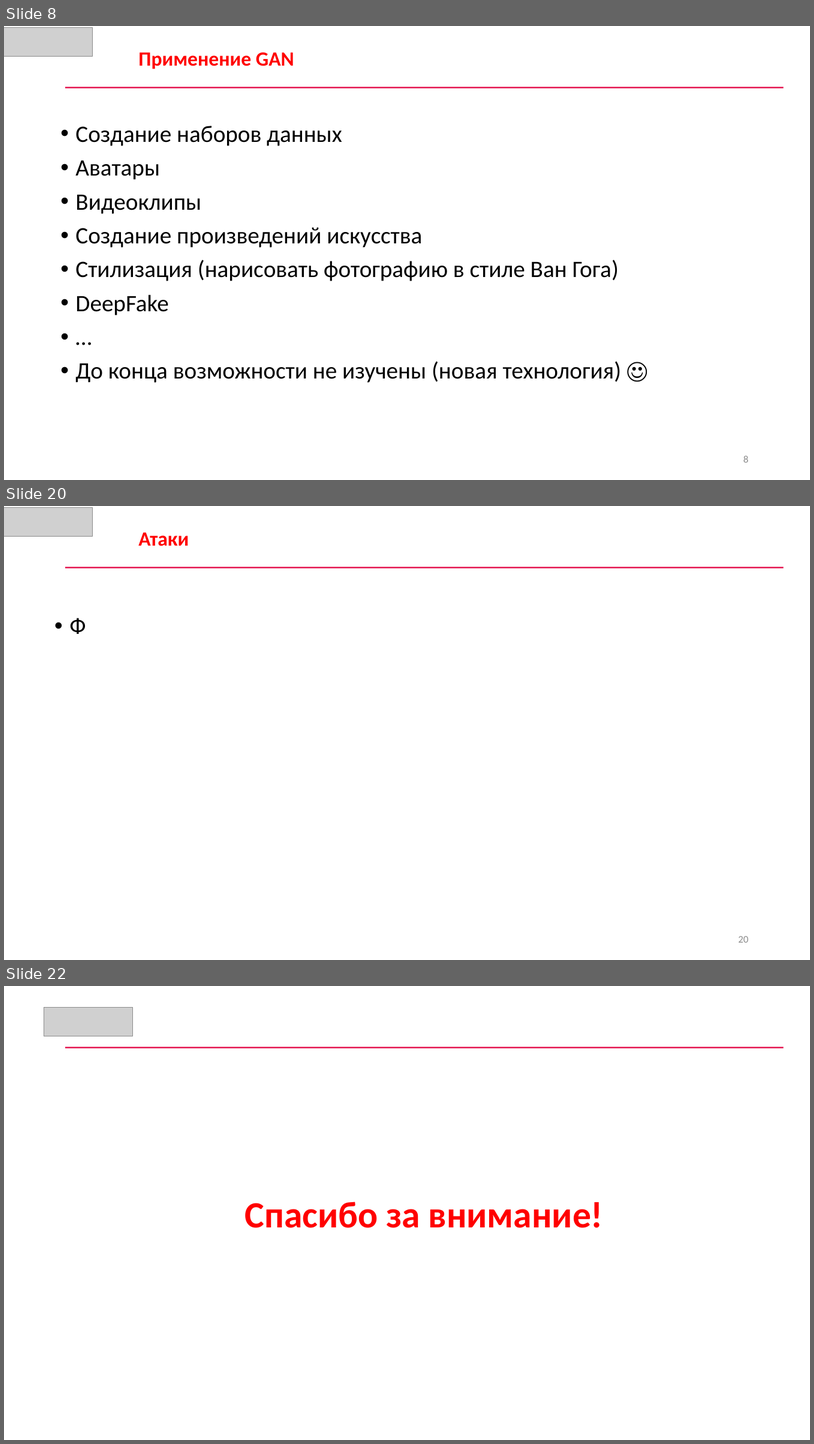
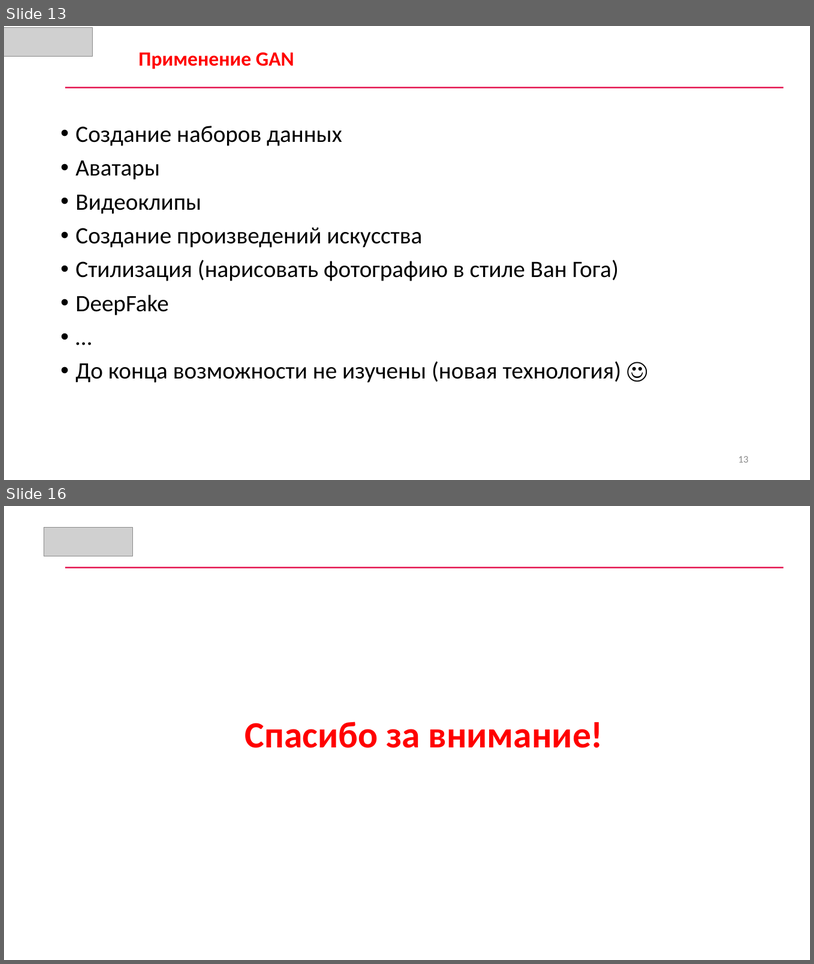
Before and after one commit to CyberLympha/AI-for-IS-Course, a slide deck: Лекции/Состязательные модели в ИБ.pptx. Shown one above the other, each under a label of ours: slides 8, 20 and 22 before the commit, slides 13 and 16 after it; the slides between them are not shown. The pictures are 814x1444 and 814x964 pixels, drawn with LibreOffice and Linux fonts; fonts in the diff are those of the drawing; grey boxes stand for pictures. Boxes give left, top, right and bottom in pixels: in the first picture for what was removed or moved away, otherwise in the second. Text is boxed around its words. In the diff, an @@ line names an element or a change of style, - is before the commit and + after.

```diff
--- a/Лекции/Состязательные модели в ИБ.pptx
+++ b/Лекции/Состязательные модели в ИБ.pptx
@@ slide 20 removed at [4,506,810,960], background #FFFFFF @@
@@ picture removed at [4,508,93,537] @@
@@ text removed at [138,532,189,546] @@
-Атаки
@@ rectangle removed at [65,567,784,568] @@
@@ text removed at [69,618,86,634] @@
-• Ф
@@ page number removed at [738,936,749,942] @@
-20
@@ what was slide 8 is now slide 13 @@
@@ page number at [738,456,749,462]: text changed @@
-8
+13
@@ what was slide 22 is now slide 16 @@
```
Also in this commit, not shown: 7 slides changed, 6 slides added, 11 other slides removed, 5 other files.
